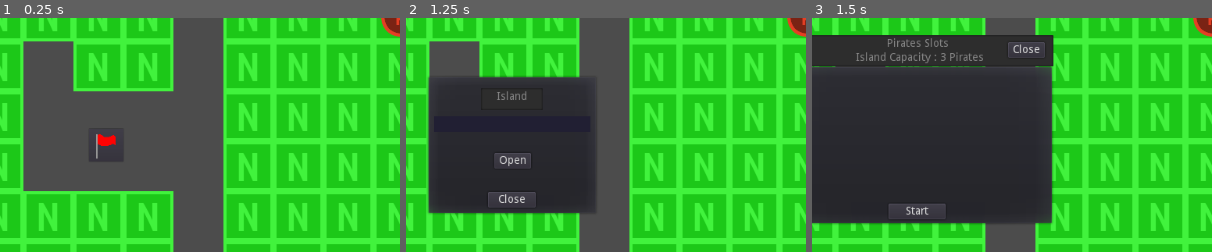
Above: before the commit, frames 1-3 (left to right).
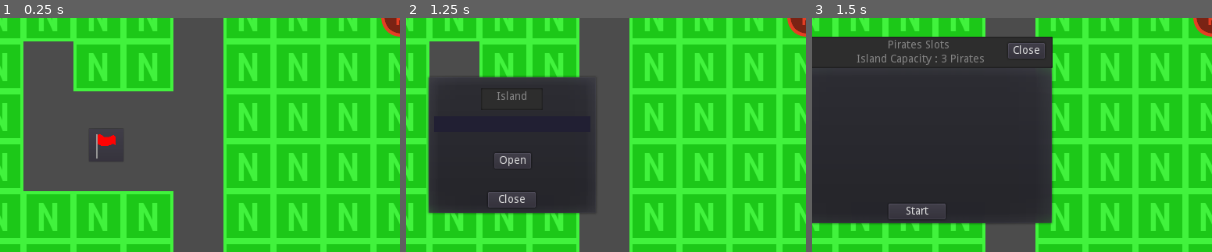
Above: after the commit, the same moments.

Repository: Escandiuzzi/PirateGodotProject
Game: Godot game, scene res://World.tscn
The game is run twice, just before and just after one commit, with the same random seed, the same clock (stepped at 60 frames per second) and the same inputs.
Inputs (mouse positions are % of the whole screen's width and height, from its top left):
- Up to frame 1 (0.25 s): no input
- Up to frame 2 (1.25 s): click (13, 77) at 0.52 s
- Up to frame 3 (1.5 s): click "Open" at 1.25 s
The pictures show only the part of the screen within x 0-50%, y 50-100%; the shares and areas given below are measured in that part.

Frames 1-2 are identical in both runs. In frame 3, 2.0% of the frame differs, in the area x 0-61%, y 7-22%.

Commit message:
Fixed PopUp window label
Eu qui ficksed

Diff:
--- /dev/null
+++ b/HUD.tscn
@@ -0,0 +1,56 @@
+[gd_scene load_steps=3 format=2]
+
+[ext_resource path="res://Sprite/placeholder.png" type="Texture" id=1]
+[ext_resource path="res://TextEdit.gd" type="Script" id=2]
+
+[node name="HUD" type="Sprite"]
+visible = false
+position = Vector2( 6.10558, 102.102 )
+scale = Vector2( 0.486804, 0.5 )
+texture = ExtResource( 1 )
+
+[node name="SaveButton" type="Button" parent="."]
+margin_left = -452.144
+margin_top = -442.204
+margin_right = -374.144
+margin_bottom = -422.204
+rect_scale = Vector2( 3, 3 )
+text = "Save"
+clip_text = true
+
+[node name="LoadButton" type="Button" parent="."]
+margin_left = -453.0
+margin_top = -364.0
+margin_right = -375.0
+margin_bottom = -344.0
+rect_scale = Vector2( 3, 3 )
+text = "Load"
+clip_text = true
+
+[node name="InventoryButton" type="Button" parent="."]
+margin_left = -446.872
+margin_top = -281.44
+margin_right = -373.872
+margin_bottom = -261.44
+rect_scale = Vector2( 3, 3 )
+text = "Inventory"
+
+[node name="TextEdit" type="TextEdit" parent="."]
+visible = false
+margin_left = -243.0
+margin_top = -523.0
+margin_right = 30.0
+margin_bottom = -287.0
+rect_scale = Vector2( 2, 2 )
+readonly = true
+script = ExtResource( 2 )
+
+[node name="Button" type="Button" parent="TextEdit"]
+margin_left = 225.07
+margin_top = 215.853
+margin_right = 272.07
+margin_bottom = 235.853
+text = "Close"
+
+[connection signal="pressed" from="InventoryButton" to="TextEdit" method="_on_InventoryButton_pressed"]
+[connection signal="pressed" from="TextEdit/Button" to="TextEdit" method="_on_Button_pressed"]
--- a/Island.tscn
+++ b/Island.tscn
@@ -22,22 +22,29 @@
 text = "Open"
 
 [node name="PopupMenu" type="PopupMenu" parent="."]
+visible = true
 margin_left = -0.451874
 margin_right = 347.548
 margin_bottom = 206.0
 script = ExtResource( 2 )
 
 [node name="TextEdit" type="TextEdit" parent="PopupMenu"]
-margin_left = 1.9412
-margin_top = -37.9706
-margin_right = 346.941
-margin_bottom = 2.0294
+margin_left = 3.0
+margin_top = -35.6926
+margin_right = 346.0
+margin_bottom = 4.30736
 rect_pivot_offset = Vector2( 300, 17 )
+size_flags_horizontal = 0
+size_flags_vertical = 0
+size_flags_stretch_ratio = 0.0
+custom_colors/font_color = Color( 100, 100, 100, 0.02 )
 text = "                                 Pirates Slots
 					   Island Capacity : 3 Pirates"
 readonly = true
+v_scroll_speed = 0.0
 
 [node name="CheckBox" type="CheckBox" parent="PopupMenu"]
+editor/display_folded = true
 margin_left = 40.0
 margin_top = 60.0
 margin_right = 64.0
@@ -54,6 +61,7 @@
 shape = SubResource( 1 )
 
 [node name="CheckBox2" type="CheckBox" parent="PopupMenu"]
+editor/display_folded = true
 margin_left = 100.0
 margin_top = 60.0
 margin_right = 124.0
@@ -74,6 +82,7 @@
 shape = SubResource( 1 )
 
 [node name="CheckBox3" type="CheckBox" parent="PopupMenu"]
+editor/display_folded = true
 margin_left = 160.0
 margin_top = 60.0
 margin_right = 184.0
@@ -94,6 +103,7 @@
 shape = SubResource( 1 )
 
 [node name="CheckBox4" type="CheckBox" parent="PopupMenu"]
+editor/display_folded = true
 margin_left = 220.0
 margin_top = 60.0
 margin_right = 244.0
@@ -114,6 +124,7 @@
 shape = SubResource( 1 )
 
 [node name="CheckBox5" type="CheckBox" parent="PopupMenu"]
+editor/display_folded = true
 margin_left = 280.0
 margin_top = 60.0
 margin_right = 304.0
@@ -134,6 +145,7 @@
 shape = SubResource( 1 )
 
 [node name="CheckBox6" type="CheckBox" parent="PopupMenu"]
+editor/display_folded = true
 margin_left = 40.0
 margin_top = 149.0
 margin_right = 64.0
@@ -154,6 +166,7 @@
 shape = SubResource( 1 )
 
 [node name="CheckBox7" type="CheckBox" parent="PopupMenu"]
+editor/display_folded = true
 margin_left = 100.0
 margin_top = 149.0
 margin_right = 124.0
@@ -174,6 +187,7 @@
 shape = SubResource( 1 )
 
 [node name="CheckBox8" type="CheckBox" parent="PopupMenu"]
+editor/display_folded = true
 margin_left = 160.0
 margin_top = 149.0
 margin_right = 184.0
@@ -194,6 +208,7 @@
 shape = SubResource( 1 )
 
 [node name="CheckBox9" type="CheckBox" parent="PopupMenu"]
+editor/display_folded = true
 margin_left = 220.0
 margin_top = 149.0
 margin_right = 244.0
@@ -217,6 +232,7 @@
 }
 
 [node name="CheckBox10" type="CheckBox" parent="PopupMenu"]
+editor/display_folded = true
 margin_left = 280.0
 margin_top = 149.0
 margin_right = 304.0
@@ -245,9 +261,9 @@
 
 [node name="CloseButton2" type="Button" parent="PopupMenu"]
 margin_left = 288.734
-margin_top = -29.3899
+margin_top = -27.5031
 margin_right = 335.734
-margin_bottom = -9.38987
+margin_bottom = -7.50311
 text = "Close"
 
 [node name="PirateStat" type="TextEdit" parent="PopupMenu"]
@@ -278,6 +294,7 @@
 margin_top = 13.6419
 margin_right = 221.642
 margin_bottom = 99.6419
+custom_colors/font_color = Color( 100, 100, 100, 0.02 )
 readonly = true
 
 [node name="CollectButton" type="Button" parent="RewardMenu"]
--- a/IslandMenu.tscn
+++ b/IslandMenu.tscn
@@ -29,6 +29,7 @@
 margin_top = -73.0
 margin_right = 39.0
 margin_bottom = -45.0
+custom_colors/font_color = Color( 100, 100, 100, 0.02 )
 text = "     Island"
 readonly = true
 
@@ -59,6 +60,7 @@
 margin_bottom = 119.642
 
 [node name="PopupMenu" parent="IslandMenu/Island" index="2"]
+visible = false
 margin_left = -149.093
 margin_right = 198.907
 mouse_filter = 2
--- a/World.tscn
+++ b/World.tscn
@@ -1,12 +1,11 @@
-[gd_scene load_steps=8 format=2]
+[gd_scene load_steps=7 format=2]
 
 [ext_resource path="res://World.gd" type="Script" id=1]
 [ext_resource path="res://NavigationMap.tscn" type="PackedScene" id=2]
 [ext_resource path="res://Player.tscn" type="PackedScene" id=3]
-[ext_resource path="res://Sprite/placeholder.png" type="Texture" id=4]
-[ext_resource path="res://TextEdit.gd" type="Script" id=5]
-[ext_resource path="res://Flag.tscn" type="PackedScene" id=6]
-[ext_resource path="res://IslandMenu.tscn" type="PackedScene" id=7]
+[ext_resource path="res://HUD.tscn" type="PackedScene" id=4]
+[ext_resource path="res://Flag.tscn" type="PackedScene" id=5]
+[ext_resource path="res://IslandMenu.tscn" type="PackedScene" id=6]
 
 [node name="World" type="Node"]
 script = ExtResource( 1 )
@@ -17,104 +16,54 @@
 tile_data = PoolIntArray( -393232, 0, 0, -393231, 0, 0, -393230, 0, 0, -393229, 0, 0, -393228, 0, 0, -393227, 0, 0, -39 …(5331 unchanged characters)…
 
 [node name="Player" parent="." instance=ExtResource( 3 )]
-editor/display_folded = true
 position = Vector2( 34.0093, 34.0093 )
 movement_speed = 100
 
-[node name="HUD" type="Sprite" parent="Player"]
-editor/display_folded = true
-visible = false
-position = Vector2( 6.10558, 102.102 )
-scale = Vector2( 0.486804, 0.5 )
-texture = ExtResource( 4 )
-
-[node name="SaveButton" type="Button" parent="Player/HUD"]
-margin_left = -452.144
-margin_top = -442.204
-margin_right = -374.144
-margin_bottom = -422.204
-rect_scale = Vector2( 3, 3 )
-text = "Save"
-clip_text = true
-
-[node name="LoadButton" type="Button" parent="Player/HUD"]
-margin_left = -453.0
-margin_top = -364.0
-margin_right = -375.0
-margin_bottom = -344.0
-rect_scale = Vector2( 3, 3 )
-text = "Load"
-clip_text = true
-
-[node name="InventoryButton" type="Button" parent="Player/HUD"]
-margin_left = -446.872
-margin_top = -281.44
-margin_right = -373.872
-margin_bottom = -261.44
-rect_scale = Vector2( 3, 3 )
-text = "Inventory"
-
-[node name="TextEdit" type="TextEdit" parent="Player/HUD"]
-visible = false
-margin_left = -243.0
-margin_top = -523.0
-margin_right = 30.0
-margin_bottom = -287.0
-rect_scale = Vector2( 2, 2 )
-script = ExtResource( 5 )
-
-[node name="Button" type="Button" parent="Player/HUD/TextEdit"]
-margin_left = 225.07
-margin_top = 215.853
-margin_right = 272.07
-margin_bottom = 235.853
-text = "Close"
+[node name="HUD" parent="Player" instance=ExtResource( 4 )]
 
 [node name="Flags" type="Node" parent="."]
 
-[node name="Flag" parent="Flags" instance=ExtResource( 6 )]
+[node name="Flag" parent="Flags" instance=ExtResource( 5 )]
 position = Vector2( -342.047, 196.745 )
 
-[node name="IslandMenu" parent="Flags/Flag" instance=ExtResource( 7 )]
-editor/display_folded = false
-
-[node name="IslandMenu" parent="Flags/Flag/IslandMenu" index="0"]
-editor/display_folded = false
+[node name="IslandMenu" parent="Flags/Flag" instance=ExtResource( 6 )]
+editor/display_folded = true
 
 [node name="PopupMenu" parent="Flags/Flag/IslandMenu/IslandMenu/Island" index="2"]
+visible = false
 path = "World/Flags/Flag"
 
-[node name="Flag2" parent="Flags" instance=ExtResource( 6 )]
-editor/display_folded = true
+[node name="Flag2" parent="Flags" instance=ExtResource( 5 )]
 position = Vector2( 319.674, -61.0101 )
 
-[node name="IslandMenu" parent="Flags/Flag2" instance=ExtResource( 7 )]
+[node name="IslandMenu" parent="Flags/Flag2" instance=ExtResource( 6 )]
 
 [node name="PopupMenu" parent="Flags/Flag2/IslandMenu/IslandMenu/Island" index="2"]
+visible = false
 path = "World/Flags/Flag2"
 
-[node name="Flag3" parent="Flags" instance=ExtResource( 6 )]
+[node name="Flag3" parent="Flags" instance=ExtResource( 5 )]
 editor/display_folded = true
 position = Vector2( -880.167, 356.523 )
 
-[node name="IslandMenu" parent="Flags/Flag3" instance=ExtResource( 7 )]
+[node name="IslandMenu" parent="Flags/Flag3" instance=ExtResource( 6 )]
 
 [node name="PopupMenu" parent="Flags/Flag3/IslandMenu/IslandMenu/Island" index="2"]
+visible = false
 path = "World/Flags/Flag3"
 
-[node name="Flag4" parent="Flags" instance=ExtResource( 6 )]
+[node name="Flag4" parent="Flags" instance=ExtResource( 5 )]
 editor/display_folded = true
 position = Vector2( -430.98, -172.553 )
 
-[node name="IslandMenu" parent="Flags/Flag4" instance=ExtResource( 7 )]
+[node name="IslandMenu" parent="Flags/Flag4" instance=ExtResource( 6 )]
 
 [node name="PopupMenu" parent="Flags/Flag4/IslandMenu/IslandMenu/Island" index="2"]
+visible = false
 path = "World/Flags/Flag4"
 
-[connection signal="pressed" from="Player/HUD/SaveButton" to="Player" method="_on_SaveButton_pressed"]
-[connection signal="pressed" from="Player/HUD/LoadButton" to="Player" method="_on_LoadButton_pressed"]
-[connection signal="pressed" from="Player/HUD/InventoryButton" to="Player/HUD/TextEdit" method="_on_InventoryButton_pressed"]
-[connection signal="pressed" from="Player/HUD/TextEdit/Button" to="Player/HUD/TextEdit" method="_on_Button_pressed"]
+
+[editable path="Player/HUD"]
 
 [editable path="Flags/Flag"]
 
